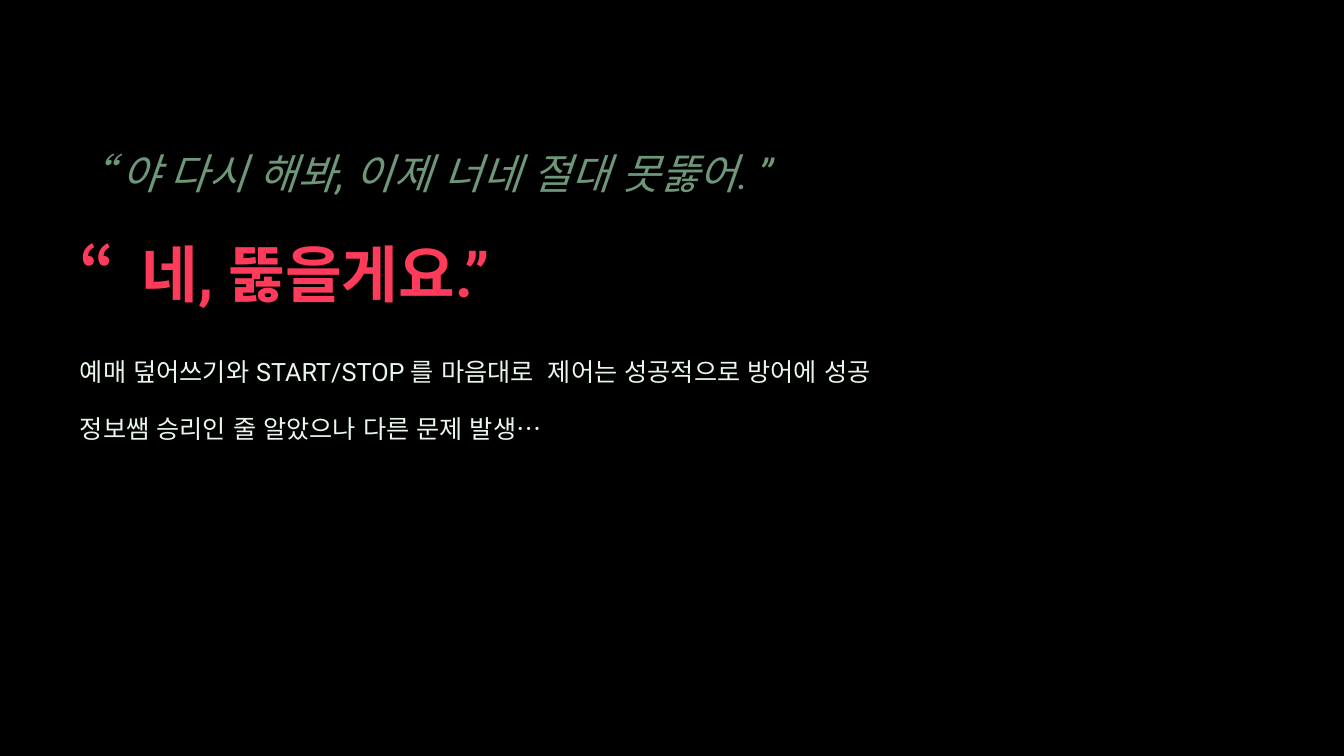
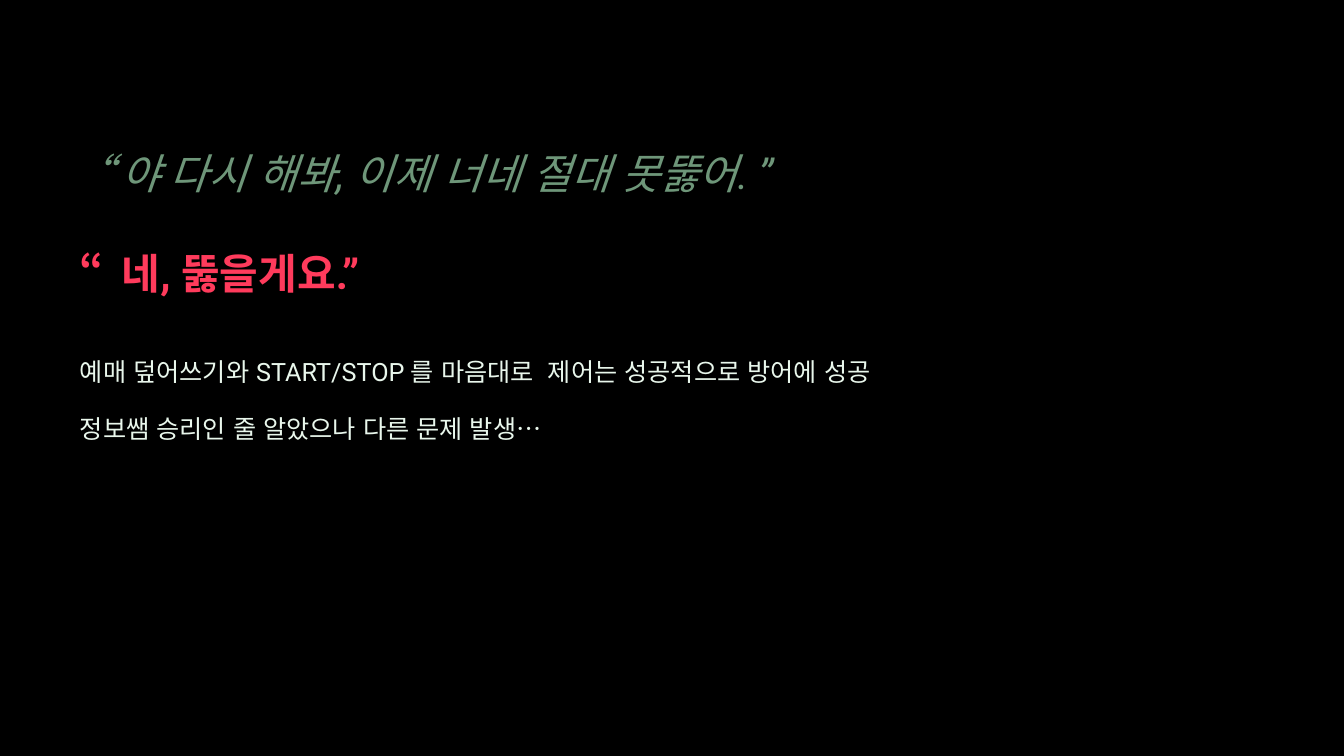
Before and after one commit to shk-cell/Macro_Classroom, a slide deck: slide 14 of AI기반 바이브코딩 시대의 교사역할과 교수학습설계.pptx. Drawn at 1344x756 pixels with LibreOffice and Linux fonts; fonts in the diff are those of the drawing. Boxes give left, top, right and bottom in pixels: in the first picture for what was removed or moved away, otherwise in the second. Text is boxed around its words. In the diff, an @@ line names an element or a change of style, - is before the commit and + after.

```diff
--- a/AI기반 바이브코딩 시대의 교사역할과 교수학습설계.pptx
+++ b/AI기반 바이브코딩 시대의 교사역할과 교수학습설계.pptx
@@ text "“네, 뚫을게요.”" at box(122, 253, 359, 297): size 44 to 30 pt @@
```
Also in this commit, not shown: 5 other slides changed.
